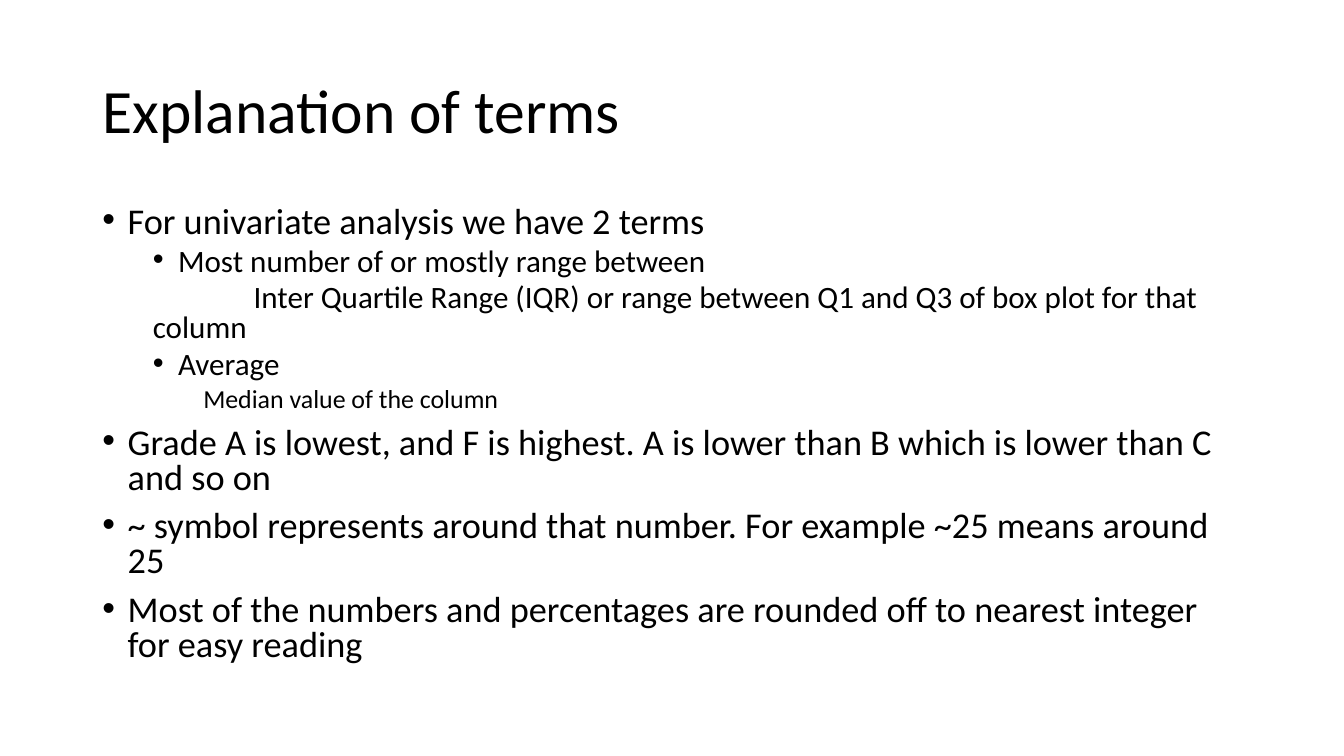
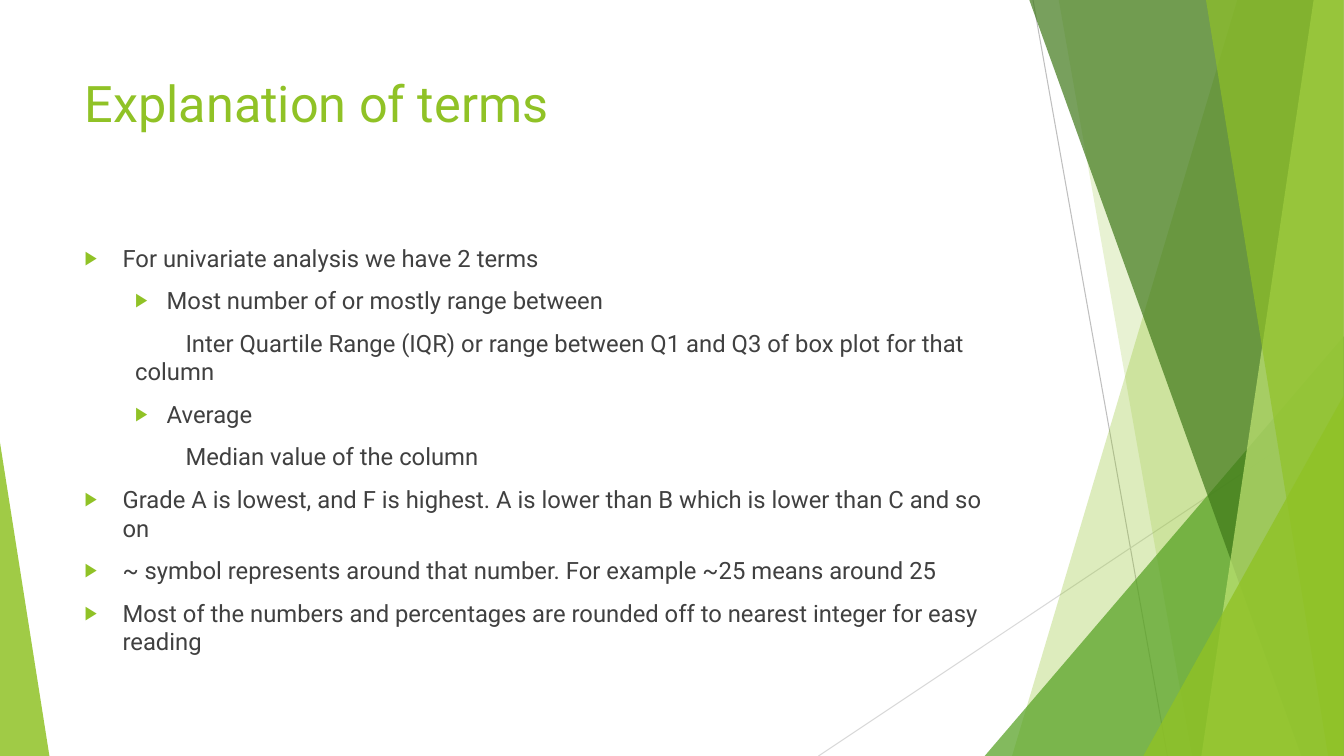
Before and after one commit to sivavaddadi/LendingClubCaseStudy, a slide deck: slide 3 of Lending_Club_Case_Study.pptx. Drawn at 1344x756 pixels with LibreOffice and Linux fonts; fonts in the diff are those of the drawing. Boxes give left, top, right and bottom in pixels: in the first picture for what was removed or moved away, otherwise in the second. Text is boxed around its words. In the diff, an @@ line names an element or a change of style, - is before the commit and + after.

Commit message:
added charts to the analysis report and added a theme

```diff
--- a/Lending_Club_Case_Study.pptx
+++ b/Lending_Club_Case_Study.pptx
@@ title "Explanation of terms": place and size @@
-title "Explanation of terms" at <box>102,90,620,143</box>
+title "Explanation of terms" at <box>85,83,548,133</box>
@@ title "Explanation of terms" at <box>85,83,548,133</box>: size 44 to 36 pt, font Calibri to Roboto, text colour #000000 to #90C226; line spacing 0.9 to 1; vertical alignment middle to top @@
@@ text "For univariate analysis we have ...": place and size @@
-text "For univariate analysis we have ..." at <box>128,208,1211,664</box>
+text "For univariate analysis we have ..." at <box>123,249,981,655</box>
@@ text "For univariate analysis we have ..." at <box>123,249,981,655</box>: size 25.9 to 17 pt in "For univariate analysis we have 2 terms", "Grade A is lowest, and F is ...", "~ symbol represents around that number. For ...", "Most of the numbers and percentages are ..."; font Calibri to Roboto, text colour #000000 to #404040; size 22.2 to 17 pt in "Most number of or mostly range between", "Inter Quartile Range (IQR) or range between ...", "Average"; size 18.5 to 17 pt in "Median value of the column"; bullet • to ▶; line spacing 0.8 to 1; more space between paragraphs @@
@@ group added at <box>0,0,1344,756</box>: 5 freeform shapes, 3 triangles, 2 lines @@
```
Also in this commit, not shown: 8 other slides changed, 6 slides added.
